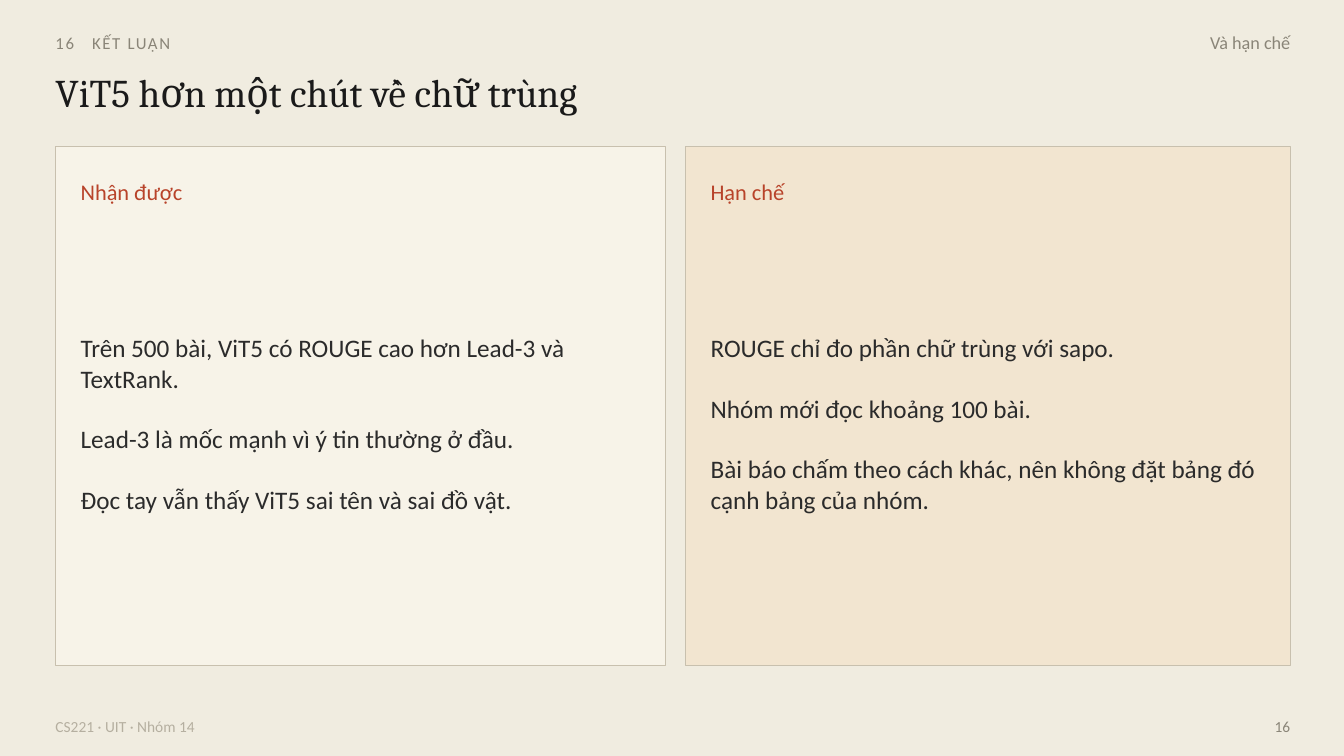
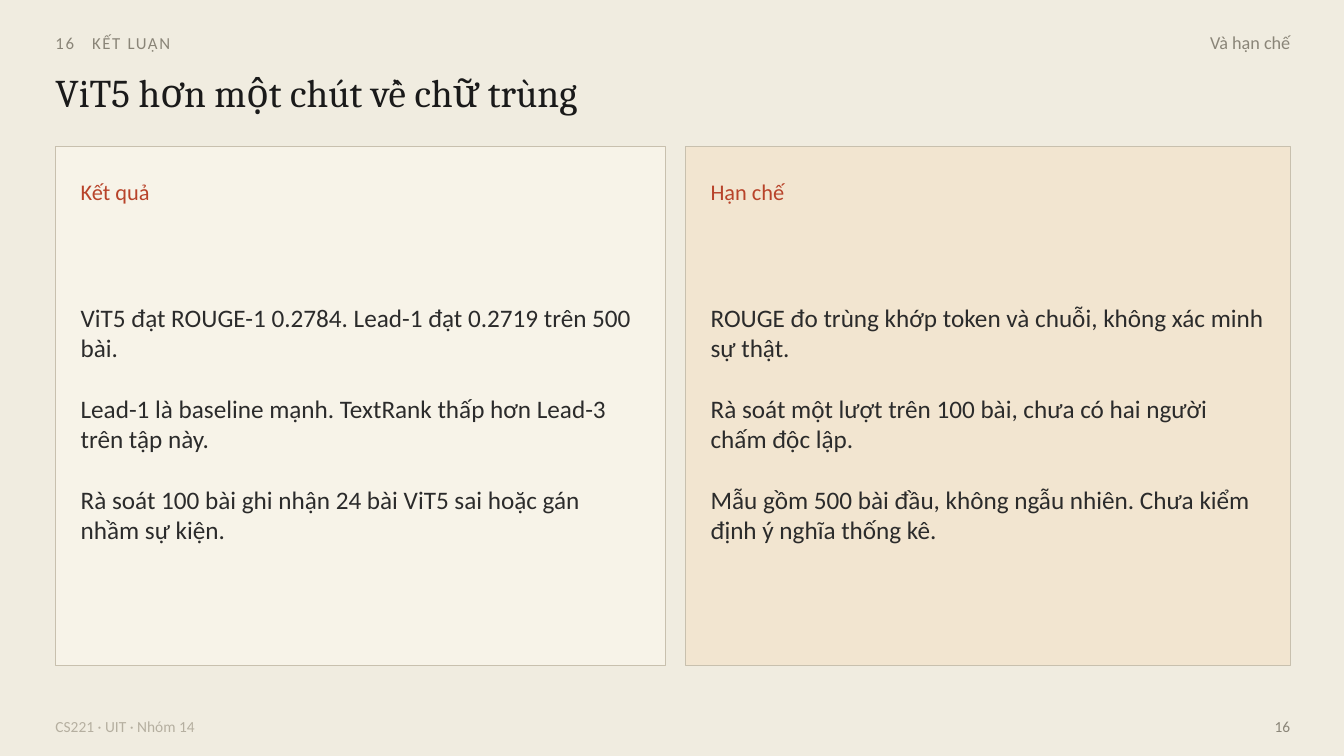
Before and after one commit to hoangdq08/uit-vietnews-summarization, a slide deck: slide 16 of slides/CS221-Vietnews-bao-ve.pptx. Drawn at 1344x756 pixels with LibreOffice and Linux fonts; fonts in the diff are those of the drawing. Boxes give left, top, right and bottom in pixels: in the first picture for what was removed or moved away, otherwise in the second. Text is boxed around its words. In the diff, an @@ line names an element or a change of style, - is before the commit and + after.

```diff
--- a/slides/CS221-Vietnews-bao-ve.pptx
+++ b/slides/CS221-Vietnews-bao-ve.pptx
@@ text at bbox=[81, 183, 149, 204]: text changed @@
-Nhận được
+Kết quả
@@ text at bbox=[81, 309, 630, 544]: text changed @@
-Trên 500 bài, ViT5 có ROUGE cao hơn Lead-3 và TextRank.
-Lead-3 là mốc mạnh vì ý tin thường ở đầu.
-Đọc tay vẫn thấy ViT5 sai tên và sai đồ vật.
+ViT5 đạt ROUGE-1 0.2784. Lead-1 đạt 0.2719 trên 500 bài.
+Lead-1 là baseline mạnh. TextRank thấp hơn Lead-3 trên tập này.
+Rà soát 100 bài ghi nhận 24 bài ViT5 sai hoặc gán nhầm sự kiện.
@@ text at bbox=[711, 307, 1263, 544]: text changed @@
-ROUGE chỉ đo phần chữ trùng với sapo.
-Nhóm mới đọc khoảng 100 bài.
-Bài báo chấm theo cách khác, nên không đặt bảng đó cạnh bảng của nhóm.
+ROUGE đo trùng khớp token và chuỗi, không xác minh sự thật.
+Rà soát một lượt trên 100 bài, chưa có hai người chấm độc lập.
+Mẫu gồm 500 bài đầu, không ngẫu nhiên. Chưa kiểm định ý nghĩa thống kê.
```
Also in this commit, not shown: 9 other slides changed, 28 other files.
